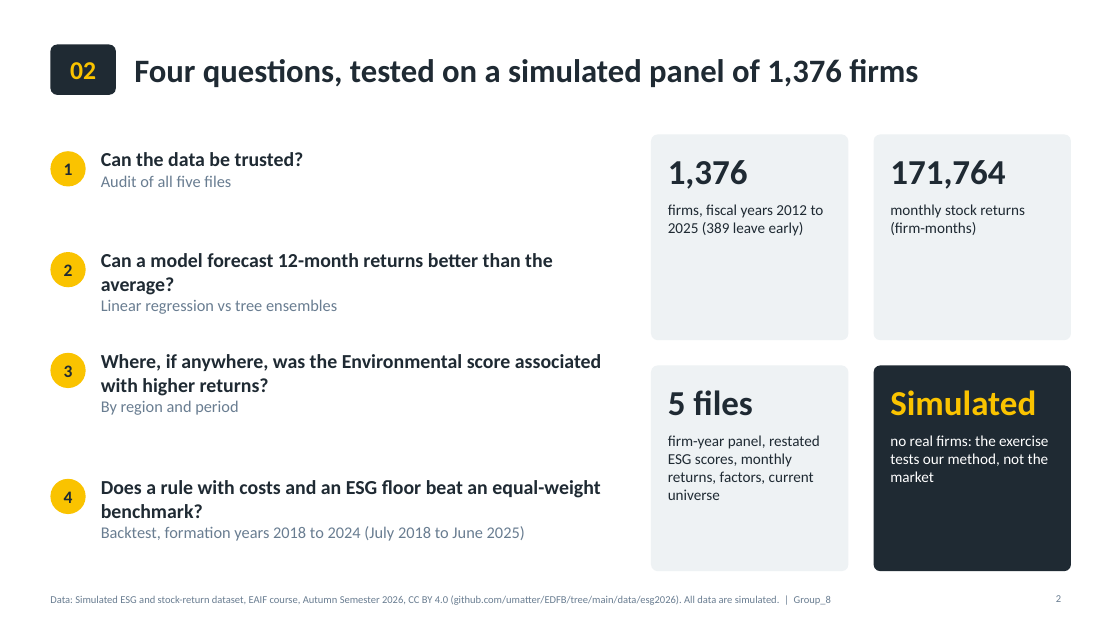
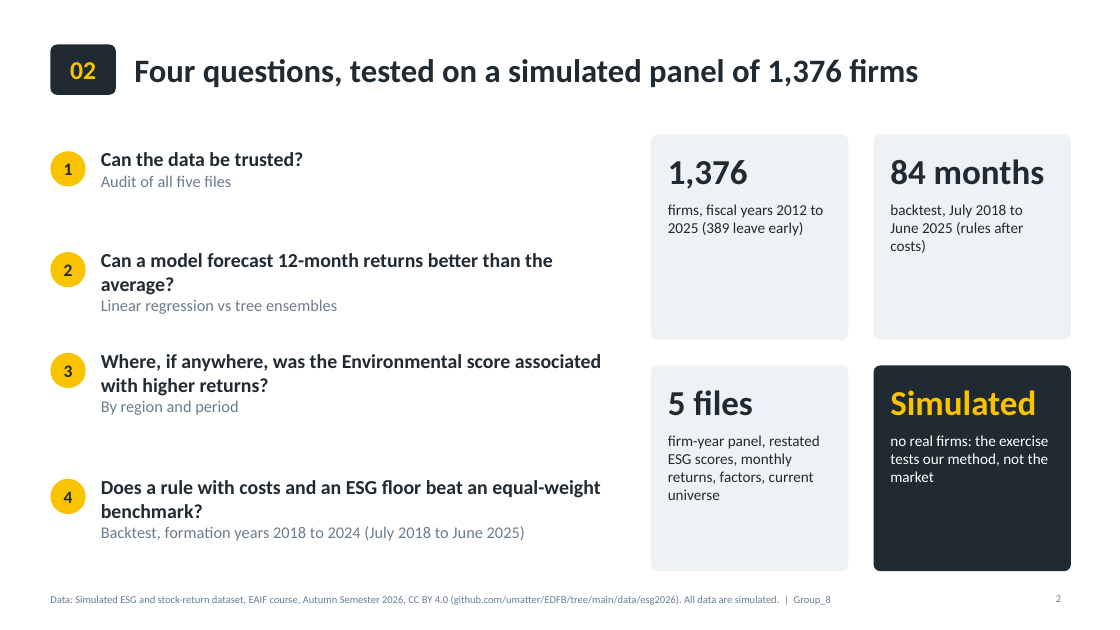
Before and after one commit to FBE5d5wqfds/EAIF-, a slide deck: slide 2 of group_project_AS2026/presentation/Group_8_slides.pptx. Drawn at 1120x630 pixels with LibreOffice and Linux fonts; fonts in the diff are those of the drawing; background and template pictures are left out. Boxes give left, top, right and bottom in pixels: in the first picture for what was removed or moved away, otherwise in the second. Text is boxed around its words. In the diff, an @@ line names an element or a change of style, - is before the commit and + after.

```diff
--- a/group_project_AS2026/presentation/Group_8_slides.pptx
+++ b/group_project_AS2026/presentation/Group_8_slides.pptx
@@ text at box(890, 159, 1044, 185): text changed @@
-171,764
+84 months
@@ text at box(890, 204, 1023, 253): text changed @@
-monthly stock returns (firm-months)
+backtest, July 2018 to June 2025 (rules after costs)
```
Also in this commit, not shown: 4 other files.
